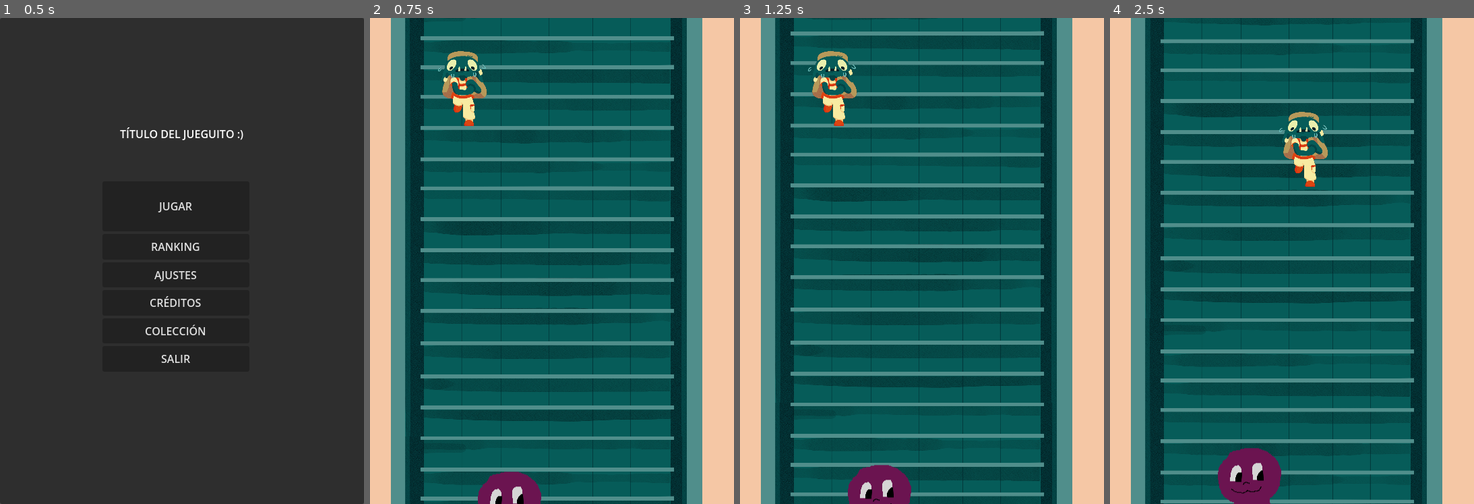
Above: before the commit, frames 1-4 (left to right).
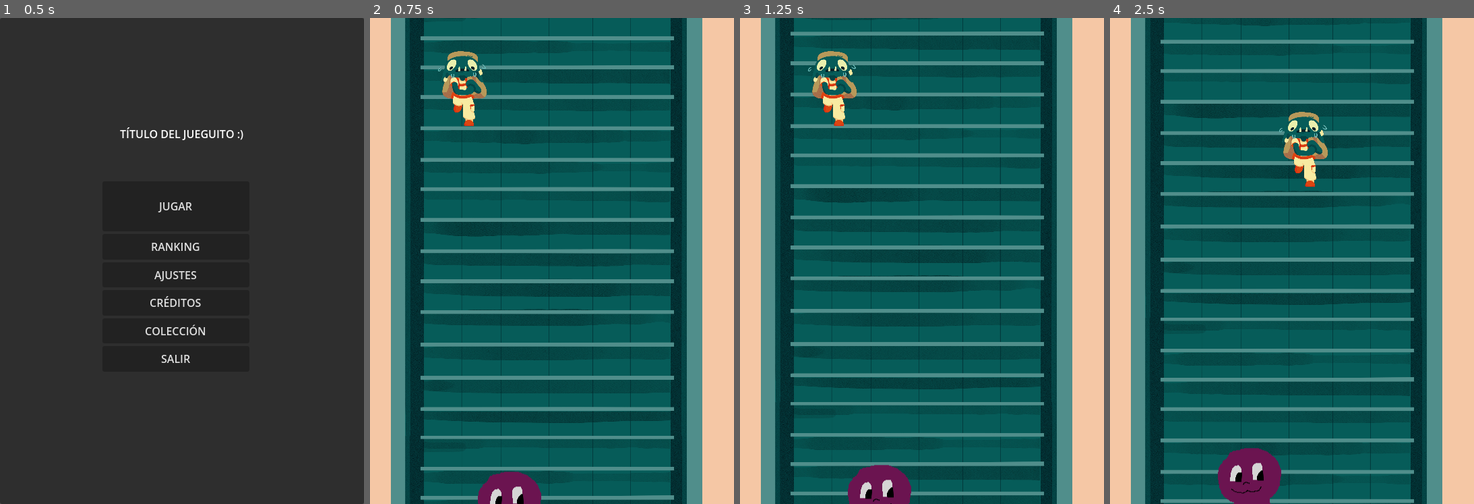
Above: after the commit, the same moments.

Repository: Beltenebr0s/LevelUpGameJam2025
Game: Godot game, scene res://scenes/menus/main_menu.tscn
The game is run twice, just before and just after one commit, with the same random seed, the same clock (stepped at 60 frames per second) and the same inputs.
Inputs:
- Up to frame 1 (0.5 s): no input
- Up to frame 2 (0.75 s): click "JUGAR" at 0.5 s
- Up to frame 3 (1.25 s): no input
- Up to frame 4 (2.5 s): hold D (move_right) 1.28-2.03 s; hold S (move_down) from 2.03 s (still down)

Frame 1 is identical in both runs. In frame 2, 4.6% of the frame differs, in the area x 11-86%, y 9-100%; in frame 3, 4.9%; in frame 4, 5.3%, in the area x 11-86%, y 1-100%.

Commit message:
Scroll del fondo ahora con señales y sin mates.

Diff:
--- a/scenes/escaleras.tscn
+++ b/scenes/escaleras.tscn
@@ -1,7 +1,7 @@
-[gd_scene load_steps=4 format=3 uid="uid://cknqw6jsupawj"]
+[gd_scene load_steps=4 format=3 uid="uid://c2ji84bo7mt61"]
 
 [ext_resource type="Script" uid="uid://pbpcflo50d7t" path="res://scripts/escaleras.gd" id="1_v22oq"]
-[ext_resource type="Texture2D" uid="uid://casuhap670iut" path="res://images/Escaleras.jpg" id="2_vyb2l"]
+[ext_resource type="PackedScene" uid="uid://7a30r3pc2wms" path="res://scenes/fondo.tscn" id="2_ybuyh"]
 
 [sub_resource type="RectangleShape2D" id="RectangleShape2D_ybuyh"]
 size = Vector2(85, 732)
@@ -9,20 +9,20 @@
 [node name="Escaleras" type="Node2D"]
 script = ExtResource("1_v22oq")
 
-[node name="Fondo1" type="Sprite2D" parent="."]
-position = Vector2(254, 319)
-scale = Vector2(0.3, 0.3)
-texture = ExtResource("2_vyb2l")
+[node name="Fondo1" parent="." instance=ExtResource("2_ybuyh")]
+position = Vector2(254, 320.25)
+scale = Vector2(0.3, 0.301174)
 
-[node name="Fondo2" type="Sprite2D" parent="."]
-position = Vector2(254, 958)
-scale = Vector2(0.3, 0.3)
-texture = ExtResource("2_vyb2l")
+[node name="Fondo2" parent="." instance=ExtResource("2_ybuyh")]
+position = Vector2(254, 957.25)
+scale = Vector2(0.3, 0.300704)
 
-[node name="Fondo3" type="Sprite2D" parent="."]
+[node name="Fondo3" parent="." instance=ExtResource("2_ybuyh")]
+position = Vector2(254, 1595.5)
+scale = Vector2(0.3, 0.302817)
+
+[node name="Inicio" type="Marker2D" parent="."]
 position = Vector2(254, 1597)
-scale = Vector2(0.3, 0.3)
-texture = ExtResource("2_vyb2l")
 
 [node name="coliders" type="StaticBody2D" parent="."]
 
--- /dev/null
+++ b/scenes/fondo.tscn
@@ -0,0 +1,15 @@
+[gd_scene load_steps=3 format=3 uid="uid://7a30r3pc2wms"]
+
+[ext_resource type="Texture2D" uid="uid://casuhap670iut" path="res://images/Escaleras.jpg" id="1_5erob"]
+[ext_resource type="Script" uid="uid://cdpropx000lg5" path="res://scripts/fondo.gd" id="2_j6jja"]
+
+[node name="Fondo" type="Sprite2D"]
+scale = Vector2(0.3, 0.3)
+texture = ExtResource("1_5erob")
+script = ExtResource("2_j6jja")
+
+[node name="VisibleOnScreenNotifier2D" type="VisibleOnScreenNotifier2D" parent="."]
+position = Vector2(26.6667, 1029.17)
+scale = Vector2(77, 3.58333)
+
+[connection signal="screen_exited" from="VisibleOnScreenNotifier2D" to="." method="_on_visible_on_screen_notifier_2d_screen_exited"]
--- a/scripts/escaleras.gd
+++ b/scripts/escaleras.gd
@@ -1,22 +1,15 @@
 extends Node2D
 @export var scroll_speed: float = 100.0
 
-var background_height: float
-
 func _ready():
-	background_height = $Fondo1.texture.get_height() * $Fondo1.scale.y
+	$Fondo1.volver_al_inicio.connect(restaurar_posicion)
+	$Fondo2.volver_al_inicio.connect(restaurar_posicion)
+	$Fondo3.volver_al_inicio.connect(restaurar_posicion)
 
 func _process(delta):
 	$Fondo1.position.y -= scroll_speed * delta
 	$Fondo2.position.y -= scroll_speed * delta
 	$Fondo3.position.y -= scroll_speed * delta
 
-	if $Fondo1.position.y <= - background_height:
-		$Fondo1.position.y = $Fondo3.position.y + background_height
-
-
-	if $Fondo2.position.y <= - background_height:
-		$Fondo2.position.y= $Fondo1.position.y + background_height
-
-	if $Fondo3.position.y <= - background_height:
-		$Fondo3.position.y = $Fondo2.position.y + background_height
+func restaurar_posicion(fondo : Sprite2D):
+	fondo.position = $Inicio.position
--- /dev/null
+++ b/scripts/fondo.gd
@@ -0,0 +1,6 @@
+extends Sprite2D
+
+signal volver_al_inicio(fondo : Sprite2D)
+
+func _on_visible_on_screen_notifier_2d_screen_exited():
+	volver_al_inicio.emit(self)
Not shown, added: scripts/fondo.gd.uid
